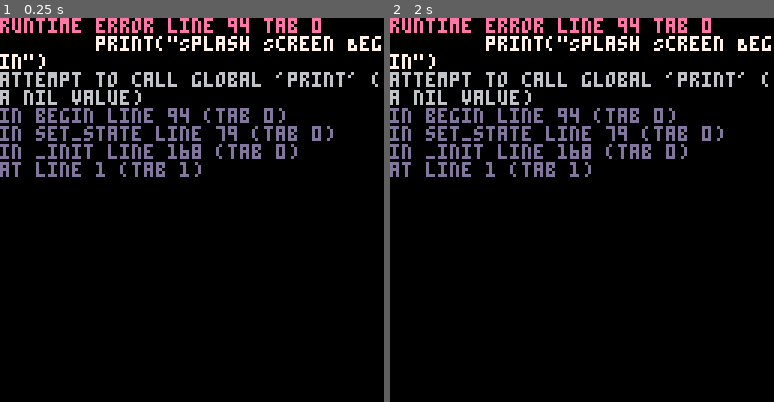
Above: before the commit, frames 1-2 (left to right).
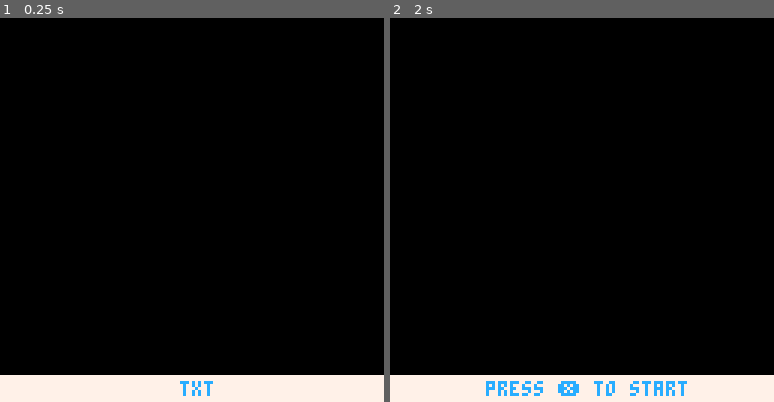
Above: after the commit, the same moments.

Repository: ehmtang/shmup_p8
Game: PICO-8 cartridge cart.p8
Same seed, same stepped clock (60 frames per second), same inputs: the game is played once before the commit and once after it.
Inputs:
- Up to frame 1 (0.25 s): no input
- Up to frame 2 (2 s): tap X (X key) at 0.33, 1.07, 1.85 s; hold Right from 1.6 s (still down)

The runs differ from the first frame. In frame 1, 16% of the frame differs, in the area x 0-100%, y 0-100%; in frame 2, 16%.
Error before the commit: runtime error line 94 tab 0; print("Splash Screen Begin"); attempt to call global 'print' (a nil value)

Commit message:
flowstates and draw fixed

Diff:
--- a/cart.p8
+++ b/cart.p8
@@ -3,7 +3,7 @@
 __lua__
 
 -- @ehmtang
-
+--⬅️➡️⬆️⬇️ ❎🅾️
 -- game states and objects
 #include scripts/entities/gameobject.lua
 #include scripts/scenes/flowState.lua
@@ -11,8 +11,8 @@
 --#include scripts/entities/ui.lua
 
 -- scenes
---#include scripts/scenes/level.lua
---#include scripts/scenes/menu.lua
+#include scripts/scenes/level.lua
+#include scripts/scenes/menu.lua
 #include scripts/scenes/splash.lua
 
 -- entities
--- a/scripts/scenes/flowState.lua
+++ b/scripts/scenes/flowState.lua
@@ -1,25 +1,29 @@
 -- Definition for generic game objects
-flow_state = {
-    new = function(self, tbl)
-        tbl = tbl or {}
-        setmetatable(tbl, { __index = self })
+flow_state={
+    new=function(self,tbl)
+        tbl=tbl or {}
+        setmetatable(tbl, {__index=self})
         return tbl
     end,
 
-    begin = function(_ENV)
+    begin=function(_ENV)
+
     end,
 
-    update = function(_ENV)
-        -- _ENV in the argument allows internal values to be accessed without "self."
-        return nil  -- Return nil by default, but this can be overridden
+    update=function(_ENV) --_ENV in the argument means internal values in the table are accessed without "self." saving tokens
+        return nil
     end,
 
-    draw = function(_ENV)
+    draw=function(_ENV)
+
     end,
 
-    finish = function(_ENV)
+    finish=function(_ENV)
+
     end
 }
+
+setmetatable(flow_state, {__index=_ENV}) --this makes gives access to globals where needed via index
 
 flow_state_manager = {
     fstate = flow_state:new(),  -- Current state
@@ -28,8 +32,9 @@
     update_state = function(_ENV)
         -- Allow state transitions based on the current state's update
         new_state = fstate:update()
-        if new_state then
-            --_ENV:set_state(new_state)
+        if (new_state ~= nil) then
+            _ENV:set_state(new_state)
+            new_state = nil
         end
     end,
 
--- a/scripts/scenes/level.lua
+++ b/scripts/scenes/level.lua
@@ -1,4 +1,4 @@
-level_fs = flow_state:new({
+base_level_fs = flow_state:new({
     spawn_rate_0 = 5,
 
     spawn = function(_ENV)
--- a/scripts/scenes/menu.lua
+++ b/scripts/scenes/menu.lua
@@ -1,25 +1,24 @@
 menu_fs = flow_state:new({
-    items = { "level", "test" },
-    scores = { nil, nil },
+    items = { "level1",  "level2", "level3", "level4"},
+    scores= {nil, nil, nil, nil},
     select = 0,
 
     begin = function(_ENV)
-        flowstates = { level_fs, test_fs }
-        select = 0
+        flowstates = {splash_fs}
+        select=0
     end,
 
     update = function(_ENV)
+        if btnp(5) then
+            return splash_fs
+        end
     end,
 
     draw = function(_ENV)
         cls()
-        map(16, 0, 0, 0, 16, 16)
-        ypos = 12
-        xpos = 20
-        rectfill(0, 119, 127, 127, 7)
-
-        local txt = "up/down = navigate | x = select"
-        print_bold(txt, 2, 121, 12, 0)
+        rectfill(0, 119, 127, 127,7)
+        local txt = "press ❎ to start"
+        print(txt, 64 - (#txt * 2), 121, 12)
     end,
 
     finish = function(_ENV)
--- a/scripts/scenes/splash.lua
+++ b/scripts/scenes/splash.lua
@@ -1,15 +1,24 @@
 -- Splash Screen
 splash_fs = flow_state:new({
+    select = 0,
+
     begin = function(_ENV)
-        print("Splash Screen Begin")
+        flowstates = {splash_fs}
+        select=0
     end,
 
     update = function(_ENV)
-        print("Splash Screen Update")
+        if btnp(5) then
+            return menu_fs
+        end
     end,
 
     draw = function(_ENV)
-        print("Splash Screen Draw")
-        print("this is pico-8", 37, 70, 14)
+        cls()
+        rectfill(0, 119, 127, 127,7)
+        print("txt", 64 - 4, 121, 12)
+    end,
+
+    finish = function(_ENV)
     end
 })
